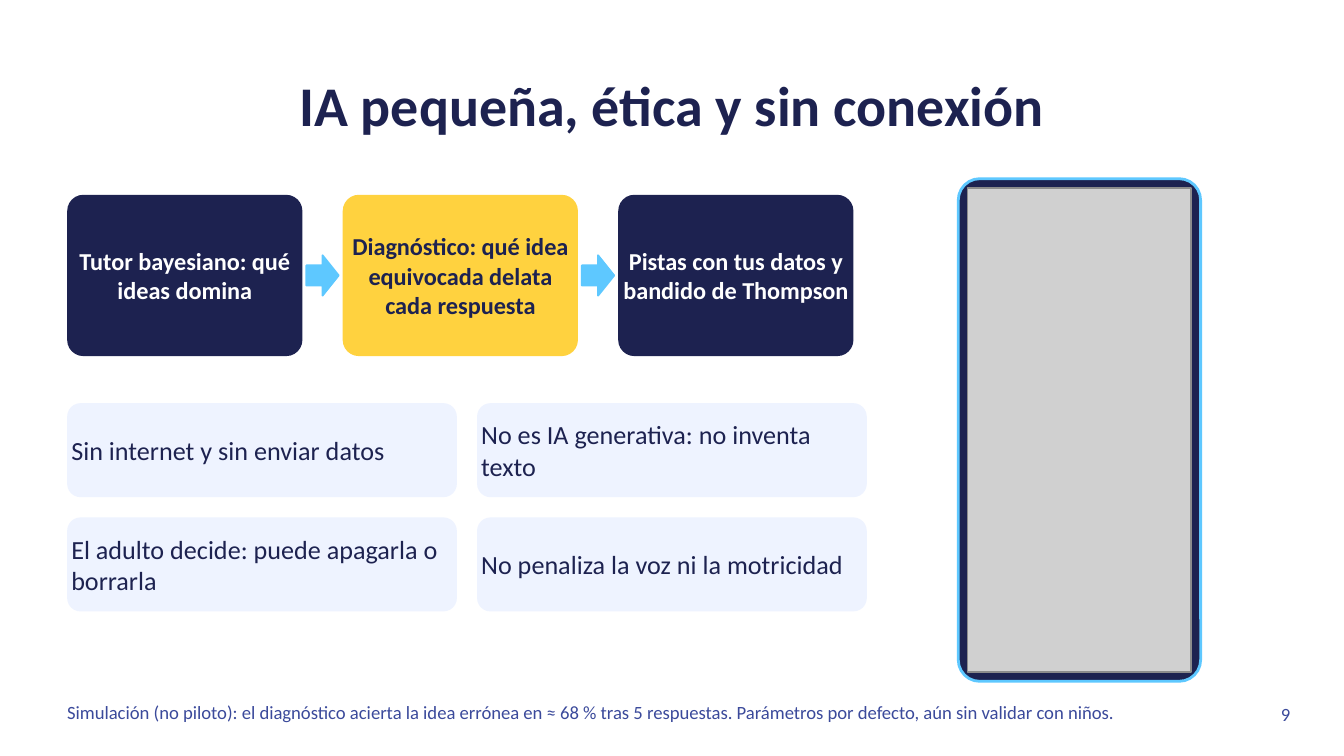
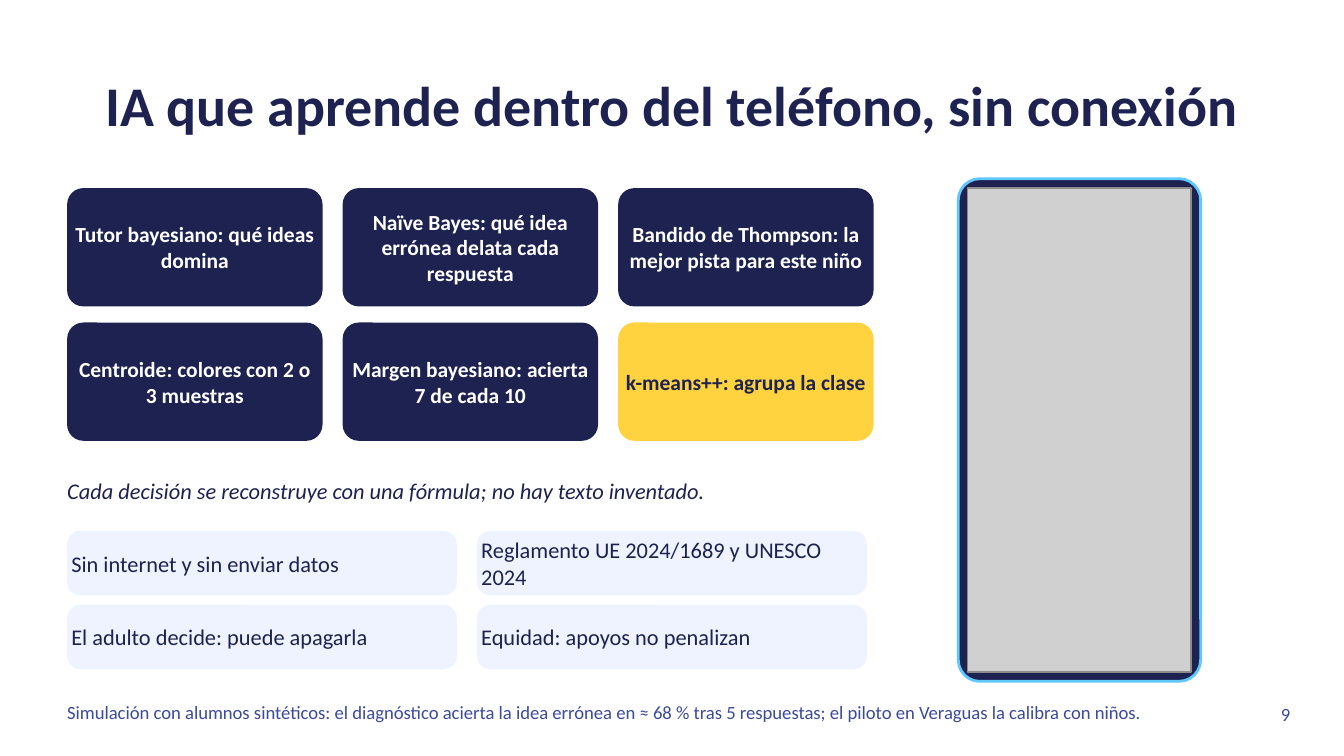
Before and after one commit to danielvaldess/chispa-lab, a slide deck: slide 9 of docs/presentacion/Chispa-Lab-hack4edu-2026.pptx. Drawn at 1344x756 pixels with LibreOffice and Linux fonts; fonts in the diff are those of the drawing; grey boxes stand for pictures. Boxes give left, top, right and bottom in pixels: in the first picture for what was removed or moved away, otherwise in the second. Text is boxed around its words. In the diff, an @@ line names an element or a change of style, - is before the commit and + after.

```diff
--- a/docs/presentacion/Chispa-Lab-hack4edu-2026.pptx
+++ b/docs/presentacion/Chispa-Lab-hack4edu-2026.pptx
@@ title at bbox=[105, 86, 1237, 135]: text changed @@
-IA pequeña, ética y sin conexión
+IA que aprende dentro del teléfono, sin conexión
@@ rounded rectangle "Tutor bayesiano: qué ideas domina": place and size @@
-rounded rectangle "Tutor bayesiano: qué ideas domina" at bbox=[67, 195, 302, 356]
+rounded rectangle "Tutor bayesiano: qué ideas domina" at bbox=[67, 188, 323, 306]
@@ rounded rectangle "Tutor bayesiano: qué ideas domina" at bbox=[67, 188, 323, 306]: size 13 to 11.5 pt; proportions changed @@
@@ rounded rectangle "Naïve Bayes: qué idea errónea ...": place and size @@
-rounded rectangle "Naïve Bayes: qué idea errónea ..." at bbox=[343, 195, 578, 356]
+rounded rectangle "Naïve Bayes: qué idea errónea ..." at bbox=[343, 188, 598, 306]
@@ rounded rectangle "Naïve Bayes: qué idea errónea ..." at bbox=[343, 188, 598, 306]: fill #FFD23F to #1D2250; proportions changed @@
@@ rounded rectangle "Bandido de Thompson: la mejor ..." at bbox=[618, 188, 874, 306]: proportions changed @@
@@ rounded rectangle "Bandido de Thompson: la mejor ...": place and size @@
-rounded rectangle "Bandido de Thompson: la mejor ..." at bbox=[618, 195, 853, 356]
+rounded rectangle "Bandido de Thompson: la mejor ..." at bbox=[618, 188, 874, 306]
@@ text in rounded rectangle at bbox=[373, 215, 567, 285]: text changed; size 13 to 11.5 pt; text colour #1D2250 to #FFFFFF @@
-Diagnóstico: qué idea equivocada delata cada respuesta
+Naïve Bayes: qué idea errónea delata cada respuesta
@@ text in rounded rectangle at bbox=[630, 227, 862, 272]: text changed; size 13 to 11.5 pt @@
-Pistas con tus datos y bandido de Thompson
+Bandido de Thompson: la mejor pista para este niño
@@ right arrow removed at bbox=[306, 255, 339, 296] @@
@@ right arrow removed at bbox=[582, 255, 614, 296] @@
@@ rounded rectangle added at bbox=[67, 323, 323, 441], fill #1D2250, 11.5 pt, text #FFFFFF, bold @@
+Centroide: colores con 2 o 3 muestras
@@ rounded rectangle added at bbox=[343, 323, 598, 441], fill #1D2250, 11.5 pt, text #FFFFFF, bold @@
+Margen bayesiano: acierta 7 de cada 10
@@ rounded rectangle added at bbox=[618, 323, 874, 441], fill #FFD23F, 11.5 pt, text #1D2250, bold @@
+k-means++: agrupa la clase
@@ rounded rectangle removed at bbox=[477, 403, 867, 497] @@
-No es IA generativa: no inventa texto
@@ text added at bbox=[67, 483, 704, 503], 12 pt, text #1D2250, italic @@
+Cada decisión se reconstruye con una fórmula; no hay texto inventado.
@@ rounded rectangle "Sin internet y sin enviar ...": place and size @@
-rounded rectangle "Sin internet y sin enviar ..." at bbox=[67, 403, 457, 497]
+rounded rectangle "Sin internet y sin enviar ..." at bbox=[67, 531, 457, 595]
@@ rounded rectangle "Sin internet y sin enviar ..." at bbox=[67, 531, 457, 595]: size 14 to 12 pt; proportions changed @@
@@ rounded rectangle removed at bbox=[477, 517, 867, 612] @@
-No penaliza la voz ni la motricidad
@@ rounded rectangle added at bbox=[477, 531, 867, 595], fill #EEF3FF, 12 pt, text #1D2250 @@
+Reglamento UE 2024/1689 y UNESCO 2024
@@ rounded rectangle "El adulto decide: puede apagarla": place and size @@
-rounded rectangle "El adulto decide: puede apagarla" at bbox=[67, 517, 457, 612]
+rounded rectangle "El adulto decide: puede apagarla" at bbox=[67, 605, 457, 669]
@@ rounded rectangle "El adulto decide: puede apagarla" at bbox=[67, 605, 457, 669]: proportions changed @@
@@ text in rounded rectangle at bbox=[71, 629, 368, 649]: text changed; size 14 to 12 pt @@
-El adulto decide: puede apagarla o borrarla
+El adulto decide: puede apagarla
@@ rounded rectangle added at bbox=[477, 605, 867, 669], fill #EEF3FF, 12 pt, text #1D2250 @@
+Equidad: apoyos no penalizan
@@ text at bbox=[67, 706, 1141, 722]: text changed @@
-Simulación (no piloto): el diagnóstico acierta la idea errónea en ≈ 68 % tras 5 respuestas. Parámetros por defecto, aún sin validar con niños.
+Simulación con alumnos sintéticos: el diagnóstico acierta la idea errónea en ≈ 68 % tras 5 respuestas; el piloto en Veraguas la calibra con niños.
```
Also in this commit, not shown: 4 other slides changed, 11 other files.
